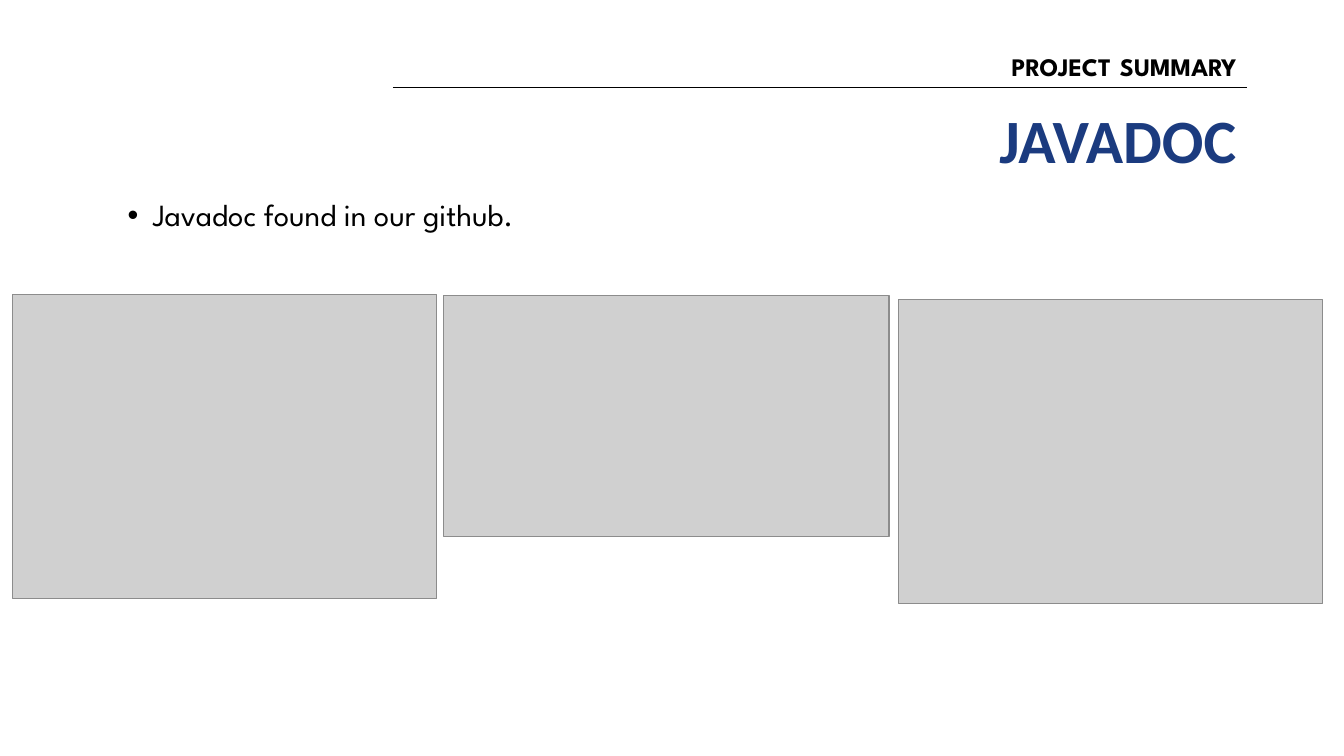
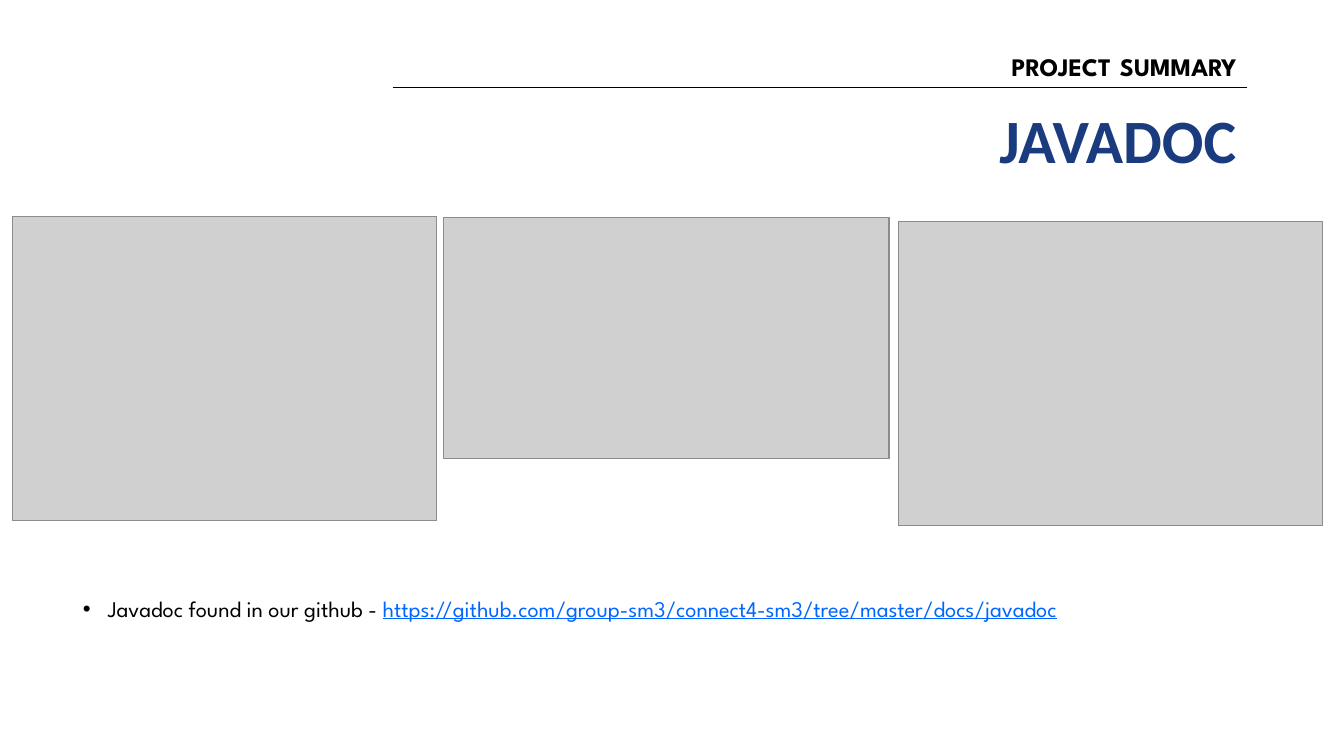
Before and after one commit to group-sm3/connect4-sm3, a slide deck: slide 7 of docs/SM3 Presentation.pptx. Drawn at 1344x756 pixels with LibreOffice and Linux fonts; fonts in the diff are those of the drawing; grey boxes stand for pictures; background and template pictures are left out. Boxes give left, top, right and bottom in pixels: in the first picture for what was removed or moved away, otherwise in the second. Text is boxed around its words. In the diff, an @@ line names an element or a change of style, - is before the commit and + after.

```diff
--- a/docs/SM3 Presentation.pptx
+++ b/docs/SM3 Presentation.pptx
@@ 3 pictures: place and size @@
-3 pictures at [13,294,1323,604]
+3 pictures at [13,217,1323,526]
@@ text at [108,601,1057,622]: text changed; size 22 to 16 pt; text colour #000000 to #0066FF @@
-• Javadoc found in our github.
+• Javadoc found in our github - https://github.com/group-sm3/connect4-sm3/tree/master/docs/javadoc
```
Also in this commit, not shown: 5 other slides changed, 1 slide added, 1 slide removed, 1 other file.
